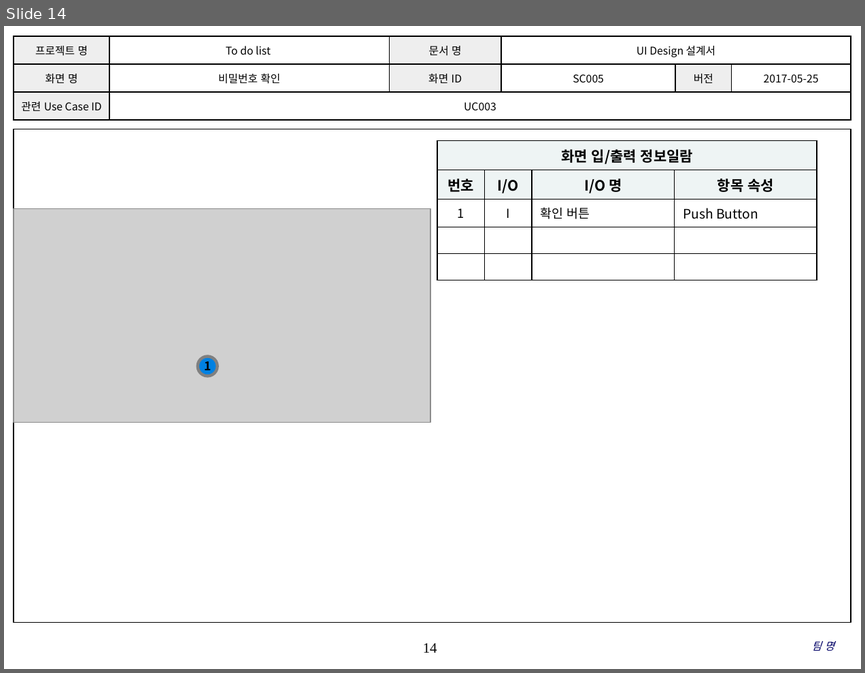
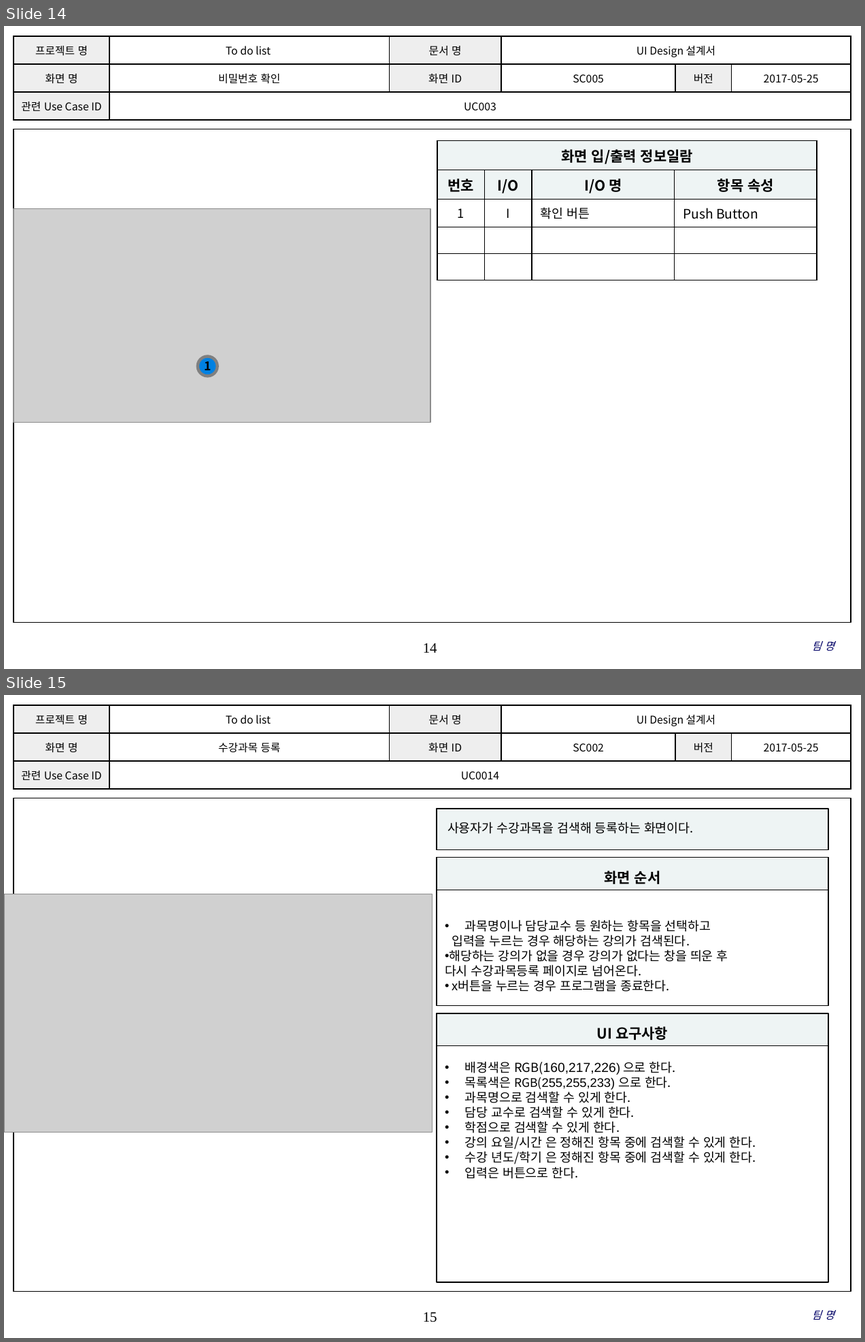
Before and after one commit to SE-admin/SE2017_6_blossom, a slide deck: doc/3_ 설계서/UI Design_6_blossom.pptx. Shown one above the other, each under a label of ours: slide 14 before the commit, slides 14 and 15 after it. The pictures are 865x673 and 865x1342 pixels, drawn with LibreOffice and Linux fonts; fonts in the diff are those of the drawing; grey boxes stand for pictures; background and template pictures are left out. Boxes give left, top, right and bottom in pixels: in the first picture for what was removed or moved away, otherwise in the second. Text is boxed around its words. In the diff, an @@ line names an element or a change of style, - is before the commit and + after.

Commit message:
2017 – 05 – 26 Ver 1.1.4. To do list 작성 신준섭

```diff
--- a/doc/3_ 설계서/UI Design_6_blossom.pptx
+++ b/doc/3_ 설계서/UI Design_6_blossom.pptx
@@ slide 15 added at [4, 695, 861, 1338], background #FFFFFF; not listed: 2 template elements that a slide beside it also shows @@
@@ table added at [14, 705, 850, 790], 3 rows, 6 columns @@
+프로젝트 명 | To do list | 문서 명 | UI Design 설계서 |  | 
+화면 명 | 수강과목 등록 | 화면 ID | SC002 | 버전 | 2017-05-25
+관련 Use Case ID | UC0014 |  |  |  | 
@@ rectangle added at [436, 808, 829, 849], fill #EEF4F4, outline #000000 1 pt, 10.5 pt, text #000000 @@
+사용자가 수강과목을 검색해 등록하는 화면이다.
@@ rectangle added at [436, 857, 829, 889], fill #EEF4F4, outline #000000 1 pt, 12 pt, text #000000, bold @@
+화면 순서
@@ picture added at [4, 894, 432, 1132] @@
@@ rectangle added at [436, 889, 829, 1005], fill #FFFFFF, outline #000000 1 pt, 10.5 pt, text #000000 @@
+• 과목명이나 담당교수 등 원하는 항목을 선택하고
+입력을 누르는 경우 해당하는 강의가 검색된다.
+• 해당하는 강의가 없을 경우 강의가 없다는 창을 띄운 후
+다시 수강과목등록 페이지로 넘어온다.
+• x버튼을 누르는 경우 프로그램을 종료한다.
@@ rectangle added at [436, 1013, 829, 1045], fill #EEF4F4, outline #000000 1 pt, 12 pt, text #000000, bold @@
+UI 요구사항
@@ rectangle added at [436, 1045, 829, 1282], fill #FFFFFF, outline #000000 1 pt, 10.5 pt, text #000000 @@
+• 배경색은 RGB(160,217,226) 으로 한다.
+• 목록색은 RGB(255,255,233) 으로 한다.
+• 과목명으로 검색할 수 있게 한다.
+• 담당 교수로 검색할 수 있게 한다.
+• 학점으로 검색할 수 있게 한다.
+• 강의 요일/시간 은 정해진 항목 중에 검색할 수 있게 한다.
+• 수강 년도/학기 은 정해진 항목 중에 검색할 수 있게 한다.
+• 입력은 버튼으로 한다.
@@ text added at [811, 1310, 834, 1320], 9 pt, text #000066, italic @@
+팀 명
```
Also in this commit, not shown: 1 slide changed, 3 other slides added.
